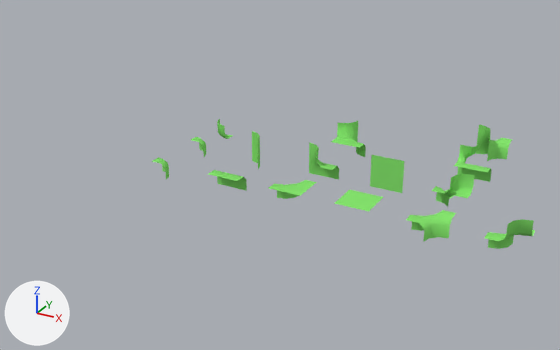
One commit to the Blender file datas/meshes/round-chunck-parts-lod-0.blend: the scene before it, then after it.
Rendered twice from a camera (50 mm lens) standing at (13.17, -15.41, 8.93) and looking at (2.97, 3.15, -0.35). The axes (+X, +Y, +Z) are drawn at lower left. The lights are the same throughout.

The first picture shows '10000000', '10000010', '10000100', '10001000', '10100000', '10101000', '11000000', '11000001', '11001000', '11001100', '11010001', '11100000', '11100100', '11110000'.
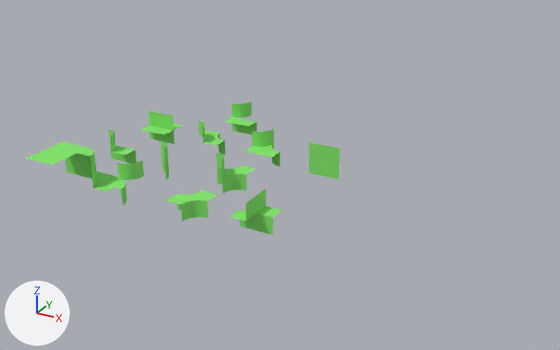
What changed in the scene script:
```text
Change me_10000000_005:
    remove me_10000000_005.from_pydata(...)  # 25 vertices, 16 faces, 2 loose edges; spans x -0.5..0.5, y -0.5..0.5, z -0.5..0.5
    add me_10000000_005.from_pydata(...)  # 17 vertices, 10 faces; spans x -0.5..0.5, y -0.5..0.5, z -0.5..0.5
    me_10000000_005 part 2
    18 vertices are removed from x -0.5..0.5, y -0.5..0.5, z -0.5..0.5
    16 faces are deleted
    2 loose edges are deleted
    5 vertices are added at (-0.146, 0.146, 0.0), (-0.309, 0.038, 0.0), (-0.038, 0.309, 0.0), (-0.5, 0.0, 0.0), (0.0, 0.5, 0.0)
    5 new vertices lie (0.0, 0.0, 0.5) away from vertices in x -0.5..0.5, y 0.0..0.309, z -0.5..0.0
    2 new faces join them
    8 new faces join them, smooth
Change me_10000000_008:
    remove me_10000000_008.from_pydata(...)  # 26 vertices, 18 faces; spans x -0.5..0.5, y -0.5..0.5, z -0.5..0.5
    add me_10000000_008.from_pydata(...)  # 22 vertices, 14 faces; spans x -0.5..0.5, y -0.5..0.5, z -0.5..0.5
    me_10000000_008 part 1: the whole mesh is rebuilt
Add me_10000000_005_1:
    me_10000000_005_1.from_pydata([(0.5, 0.0, -0.5), (0.5, 0.0, 0.0), (0.5, -0.5, 0.0), (-0.5, -0.5, 0.0), (-0.5, 0.0, 0.0), (-0.5, 0.0, -0.5), (-0.5, 0.0, 0.5), (-0.5, 0.0, 0.0), (-0.5, 0.5, 0.0), (0.5, 0.5, 0.0), (0.5, 0.0, 0.0), (0.5, 0.0, 0.5)], [], [(1, 4, 3, 2), (0, 5, 4, 1), (11, 6, 7, 10), (10, 7, 8, 9)])
    me_10000000_005_1.materials.append(mat_green)  # green #87e76f
Add me_10000000_021:
    me_10000000_021.from_pydata([(0.0, 0.0, -0.5), (-0.5, -0.5, 0.0), (-0.5, 0.0, 0.0), (-0.5, 0.0, -0.5), (0.0, 0.0, 0.5), (0.0, 0.0, 0.0), (0.5, 0.5, 0.0), (0.0, 0.5, 0.0), (0.0, 0.5, 0.5), (0.0, -0.5, 0.5), (0.0, -0.5, 0.0), (0.5, 0.0, -0.5), (0.5, 0.0, 0.0)], [], [(5, 2, 1, 10), (0, 3, 2, 5), (5, 7, 6, 12), (4, 8, 7, 5), (4, 5, 10, 9), (0, 5, 12, 11)])
    me_10000000_021.materials.append(mat_green)  # green #87e76f
Add me_10000000_011:
    me_10000000_011.from_pydata([(0.5, 0.0, 0.5), (0.5, 0.5, 0.0), (0.5, 0.0, 0.0), (-0.5, 0.0, 0.0), (-0.5, 0.0, 0.0), (-0.5, 0.5, 0.0), (-0.5, 0.0, 0.5), (0.5, 0.0, 0.0)], [], [(2, 1, 5, 4), (0, 7, 3, 6)])
    me_10000000_011.materials.append(mat_green)  # green #87e76f
Change ob_11110000:
    ob_11110000.location: (6.0, 2.0, 0.0) -> (-2.5, -0.5, 0.5)
Change ob_10000000:
    ob_10000000.location: (0.0, 2.0, 0.0) -> (-1.5, 0.5, 0.5)
Change ob_10001000:
    ob_10001000.location: (2.0, 4.0, 0.0) -> (0.0, 2.0, 0.0)
Remove ob_11100100:
    ob_11100100 = bpy.data.objects.new('11100100', me_10000000_004)
Change ob_11001100:
    ob_11001100.location: (6.0, 4.0, 0.0) -> (4.0, 4.0, 0.0)
Change ob_11000000:
    ob_11000000.location: (2.0, 2.0, 0.0) -> (-2.5, 0.5, 0.5)
Remove ob_11100000:
    ob_11100000 = bpy.data.objects.new('11100000', me_10000000_007)
Change ob_11001000:
    ob_11001000.location: (4.0, 4.0, 0.0) -> (-2.0, 2.0, 0.0)
Change ob_10100000:
    ob_10100000.location: (8.0, 2.0, 0.0) -> (2.0, 0.0, 0.0)
Remove ob_10000100:
    ob_10000100 = bpy.data.objects.new('10000100', me_10000000_014)
Change ob_11000001:
    ob_11000001.location: (8.0, 6.0, 0.0) -> (0.0, 6.0, 0.0)
Change ob_10101000:
    ob_10101000.location: (8.0, 8.0, 0.0) -> (2.0, 2.0, 0.0)
Change ob_11010001:
    ob_11010001.location: (4.0, 6.0, 0.0) -> (2.0, 4.0, 0.0)
Add ob_10000001:
    ob_10000001 = bpy.data.objects.new('10000001', me_10000000_002_1)  # 32 vertices, 16 faces; spans x -0.5..0.0, y -0.5..0.5, z -0.5..0.5; in mat_green (green #87e76f)
    ob_10000001.location = (0.0, 0.0, 0.0)
Add ob_11000011:
    ob_11000011 = bpy.data.objects.new('11000011', me_10000000_005_1)  # modifiers EDGE_SPLIT
    ob_11000011.location = (-2.0, 4.0, 0.0)
Add ob_11000110:
    ob_11000110 = bpy.data.objects.new('11000110', me_10000000_021)
    ob_11000110.location = (4.0, 0.0, 0.0)
Add ob_11111100:
    ob_11111100 = bpy.data.objects.new('11111100', me_10000000_011)
    ob_11111100.location = (-2.5, 0.5, -0.5)
Add ob_11111000:
    ob_11111000 = bpy.data.objects.new('11111000', me_10000000_001)  # 13 vertices, 8 faces; spans x -0.5..0.5, y -0.5..0.5, z 0.0..0.5; in mat_green (green #87e76f); modifiers EDGE_SPLIT
    ob_11111000.location = (-1.5, 0.5, -0.5)
```

Changed parts and their boxes (x1, y1, x2, y2) in the pictures (560 x 350 px):
'11001100', moved: before (370, 155, 404, 193); after (309, 142, 340, 180)
'10100000', moved: before (406, 210, 456, 242); after (166, 191, 217, 221)
'10101000', moved: before (476, 125, 512, 161); after (216, 152, 254, 193)
'11000001', reshaped, moved (11% narrower, 15% shorter): before (454, 143, 491, 182); after (224, 102, 257, 135)
'11010001', moved: before (331, 121, 366, 157); after (244, 129, 280, 167)
'11000110', added (green): after (230, 189, 282, 235)
'11110000', moved: before (334, 190, 383, 211); after (26, 147, 76, 165)
'11001000', moved: before (309, 142, 339, 180); after (109, 129, 136, 163)
'11100100', deleted (green): before (485, 219, 535, 249)
'11000000', moved: before (209, 170, 247, 191); after (52, 142, 90, 163)
'11000011', added (green): after (140, 111, 183, 144)
'10000100', deleted (green): before (432, 174, 475, 207)
'10000001', added (green): after (107, 160, 144, 205)
'10000010', reshaped (33% narrower, 10% shorter): before (191, 119, 232, 157); after (198, 121, 225, 155)
'11100000', deleted (green): before (269, 180, 317, 199)
'10001000', moved: before (252, 131, 260, 169); after (161, 141, 169, 179)
'11111100', added: after (65, 158, 102, 179)
'11111000', added: after (90, 163, 127, 192)
'10000000', moved: before (152, 157, 169, 179); after (78, 148, 96, 172)
